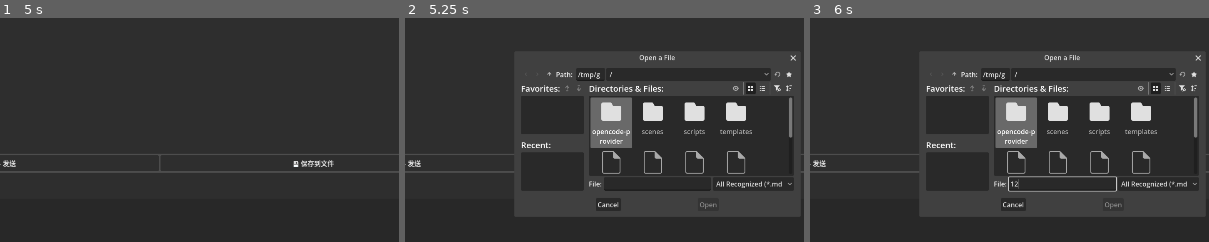
Above: before the commit, frames 1-3 (left to right).
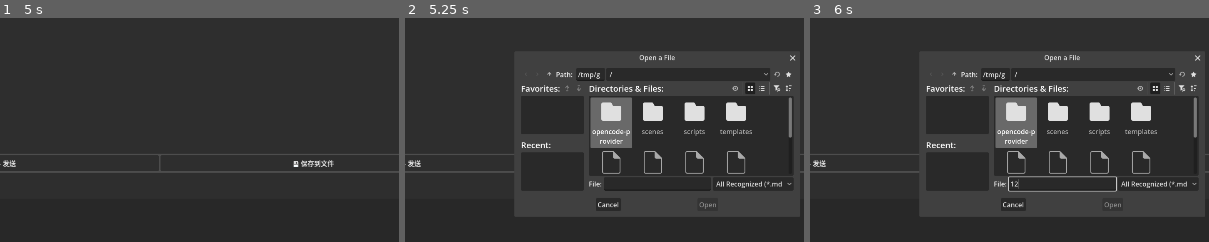
Above: after the commit, the same moments.

Repository: fkyah3/experiment-console
Game: Godot game, scene res://scenes/ExperimentPanel.tscn
Same seed, same stepped clock (60 frames per second), same inputs: the game is played once before the commit and once after it.
Inputs (mouse positions are % of the whole screen's width and height, from its top left):
- Up to frame 1 (5 s): click (71, 1) at 0.52 s; type "Alex" at 0.6 s; click (50, 96) at 0.75 s; type "12" at 0.83 s; click "deepseek-v4-flash" at 1.25 s; click "思考模式" at 2 s; click "high" at 2.75 s; click "探索分离" at 3.5 s; click "裸模式" at 4.25 s
- Up to frame 2 (5.25 s): click "📄 加载文件" at 5 s
- Up to frame 3 (6 s): click (50, 60) at 5.77 s; type "12" at 5.85 s
The pictures show only the part of the screen within x 18-68%, y 23-73%; the shares and areas given below are measured in that part.

Frame 1 is identical in both runs. In frame 2, 0.2% of the frame differs, in the area x 73-98%, y 16-85%; in frame 3, 0.2%.

Commit message:
debug: 非 DeepSeek host 时打印 SSE 原始事件

Diff:
--- a/scripts/DeepSeekStreamClient.gd
+++ b/scripts/DeepSeekStreamClient.gd
@@ -127,6 +127,8 @@
 		return
 
 	var data_str := line.substr(6).strip_edges()
+	if api_host != "api.deepseek.com":
+		print("[SSE RAW] ", data_str)
 
 	if data_str == "[DONE]":
 		if not _tool_call_buf.is_empty():
